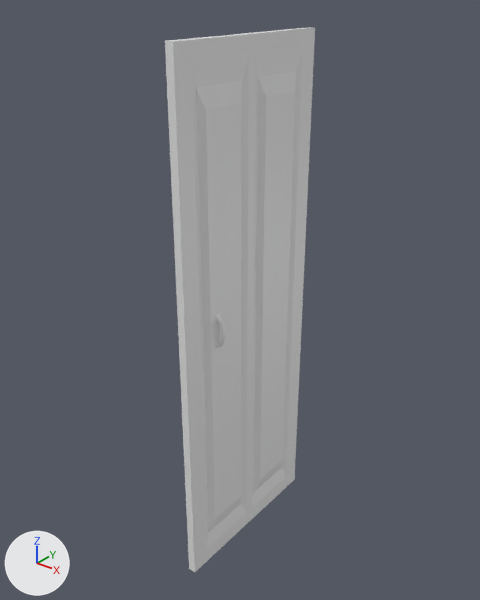
Renders of the FBX model Assets/Art/Junlong/fbx/Clotheset/Clotheset_door.fbx from each side of a commit.
The view is the same before and after, from a 50 mm lens placed at (10.53, -13.5, 16.61), pointed at (-0.27, 0.01, 8.23). Every picture has the same lights, and +X, +Y and +Z are marked at lower left. Materials are left out; every surface is plain grey. Where no turn or scale is listed for an object, it has been applied to the vertices.

The older version as bpy lines, for what is in view:
```python
me_cube_021 = bpy.data.meshes.new('Cube.021')
me_cube_021.from_pydata(...)  # 78 vertices, 76 faces; spans x -0.2..0.2, y -5.5..0.0, z 0.0..15.4
me_torus_001 = bpy.data.meshes.new('Torus.001')
me_torus_001.from_pydata(...)  # 104 vertices, 96 faces; spans x 0.0..0.262, y -0.107..0.107, z -0.526..0.526
ob_clotheset = bpy.data.objects.new('Clotheset', me_cube_021)
ob_clotheset.location = (0.0, 2.73, 0.0)
ob_torus = bpy.data.objects.new('Torus', me_torus_001)
ob_torus.location = (0.18, -1.53, 8.03)
```
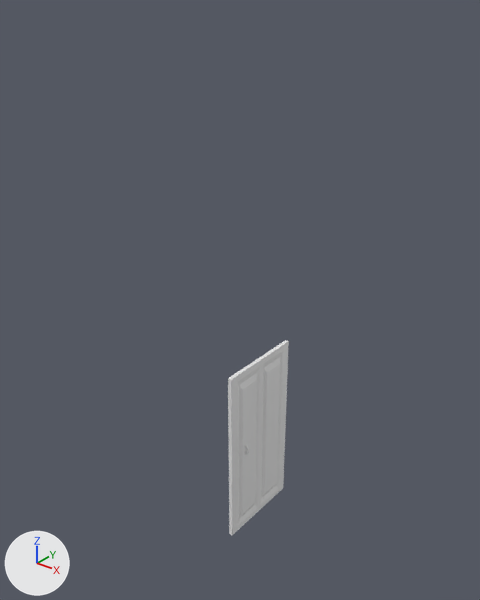
Patch to the scene script:
```diff
--- a/Assets/Art/Junlong/fbx/Clotheset/Clotheset_door.fbx.py
+++ b/Assets/Art/Junlong/fbx/Clotheset/Clotheset_door.fbx.py
@@ me_cube_021 @@
 me_cube_021.from_pydata(...)  # 78 vertices, 76 faces; spans x -0.2..0.2, y -5.5..0.0, z 0.0..15.4
 # used by ob_clotheset; location = (0.0, 2.73, 0.0)
+# me_cube_021 part 1: the whole mesh is scaled about the mesh origin by (0.533, 0.533, 0.394)
@@ ob_torus @@
 ob_torus = bpy.data.objects.new('Torus', me_torus_001)
-ob_torus.location = (0.18, -1.53, 8.03)
+ob_torus.location = (0.09, -0.18, 3.17)
@@ ob_clotheset @@
 ob_clotheset = bpy.data.objects.new('Clotheset', me_cube_021)
-ob_clotheset.location = (0.0, 2.73, 0.0)
+ob_clotheset.location = (0.0, 2.09, 0.0)
```

Pixel boxes [x1, y1, x2, y2] of what changed, in the pictures (480 x 600 px):
'Clotheset', mesh rescaled, moved (59% narrower, 64% shorter): before [165, 27, 315, 572]; after [228, 340, 289, 535]
'Torus', moved: before [215, 313, 226, 348]; after [245, 444, 249, 455]
